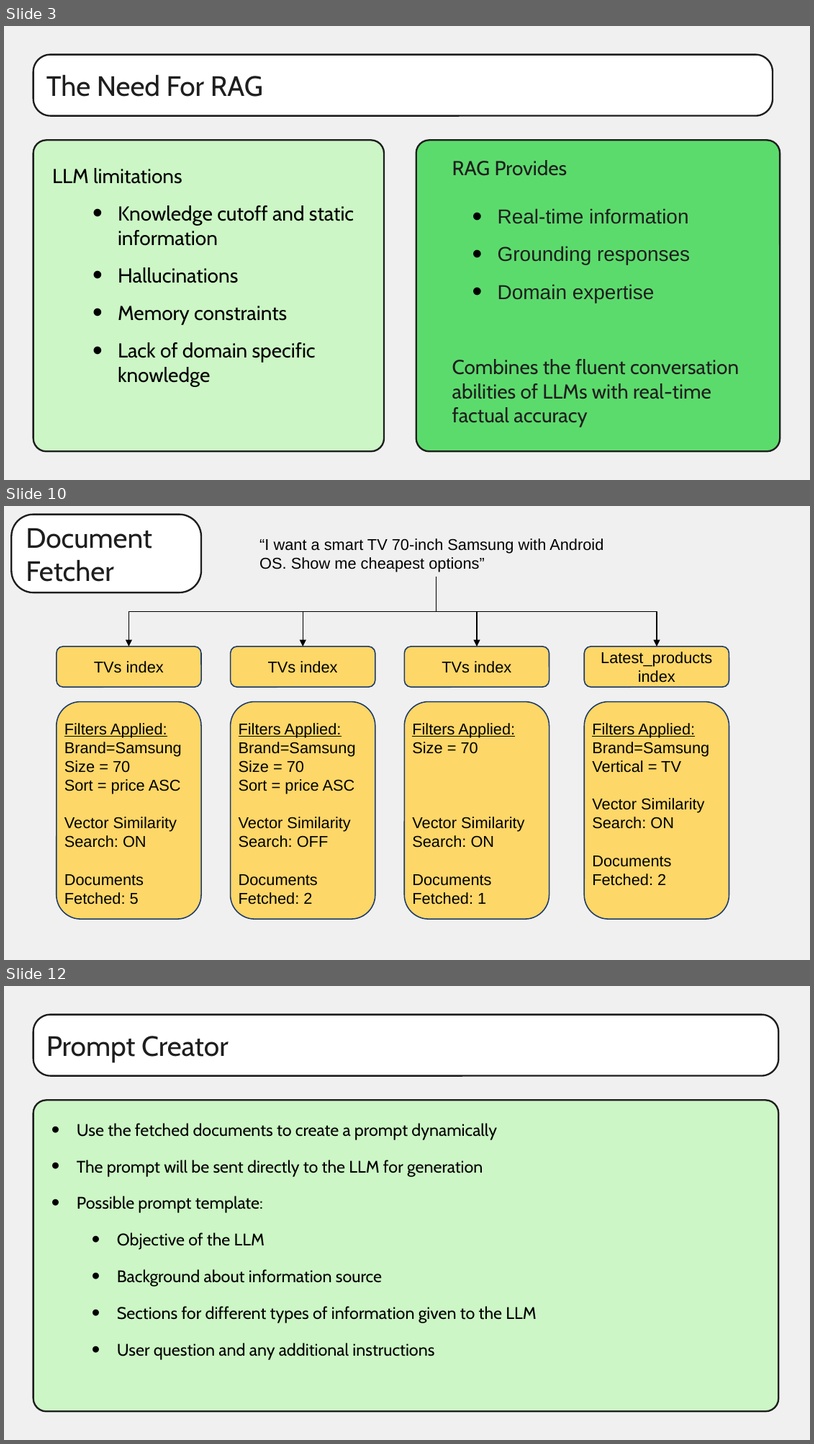
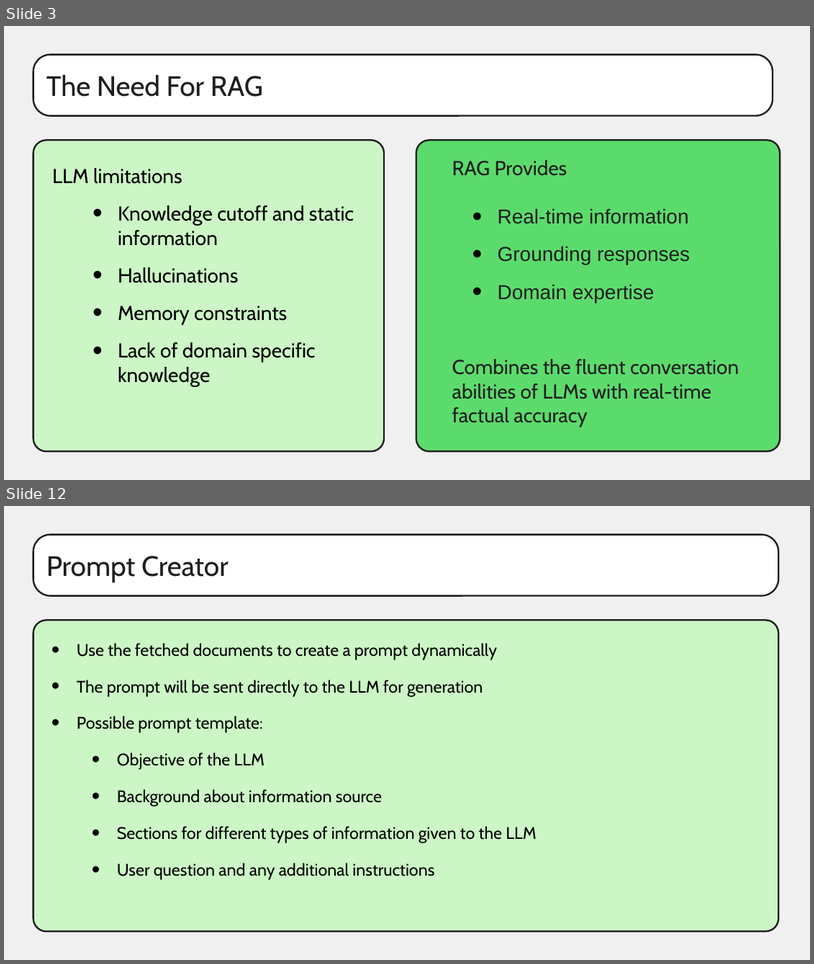
Before and after one commit to ro1406/rag-with-gemini, a slide deck: Intro To RAG.pptx. Shown one above the other, each under a label of ours: slides 3, 10 and 12 before the commit, slides 3 and 12 after it; the slides between them are not shown. The pictures are 814x1444 and 814x964 pixels, drawn with LibreOffice and Linux fonts; fonts in the diff are those of the drawing. Boxes give left, top, right and bottom in pixels: in the first picture for what was removed or moved away, otherwise in the second. Text is boxed around its words. In the diff, an @@ line names an element or a change of style, - is before the commit and + after.

```diff
--- a/Intro To RAG.pptx
+++ b/Intro To RAG.pptx
@@ slide 10 removed at <box>4,506,810,960</box>, background #F0F0F0 @@
@@ rounded rectangle removed at <box>11,514,201,592</box> @@
-Document Fetcher
@@ text removed at <box>260,538,604,572</box> @@
-“I want a smart TV 70-inch Samsung with Android OS. Show me cheapest options”
@@ elbow arrow removed from (436, 576) to (129, 646) @@
@@ elbow arrow removed from (436, 576) to (304, 646) @@
@@ elbow arrow removed from (436, 576) to (657, 646) @@
@@ elbow arrow removed from (436, 576) to (477, 646) @@
@@ rounded rectangle removed at <box>57,646,201,687</box> @@
-TVs index
@@ rounded rectangle removed at <box>231,646,376,687</box> @@
-TVs index
@@ rounded rectangle removed at <box>405,646,550,687</box> @@
-TVs index
@@ rounded rectangle removed at <box>584,646,730,687</box> @@
-Latest_products index
@@ rounded rectangle removed at <box>57,701,201,918</box> @@
@@ rounded rectangle removed at <box>231,701,376,918</box> @@
@@ rounded rectangle removed at <box>405,701,550,918</box> @@
@@ rounded rectangle removed at <box>584,701,730,918</box> @@
@@ text removed at <box>64,723,182,904</box> @@
-Filters Applied:
-Brand=Samsung
-Size = 70
-Sort = price ASC
-Vector Similarity Search: ON
-Documents Fetched: 5
@@ text removed at <box>239,723,356,904</box> @@
-Filters Applied:
-Brand=Samsung
-Size = 70
-Sort = price ASC
-Vector Similarity Search: OFF
-Documents Fetched: 2
@@ text removed at <box>342,726,472,742</box> @@
-Document Fetcher
@@ text removed at <box>412,723,525,904</box> @@
-Filters Applied:
-Size = 70
-Vector Similarity Search: ON
-Documents Fetched: 1
@@ text removed at <box>592,723,710,885</box> @@
-Filters Applied:
-Brand=Samsung
-Vertical = TV
-Vector Similarity Search: ON
-Documents Fetched: 2
```
Also in this commit, not shown: 12 slides changed, 2 slides added, 1 other slide removed.
